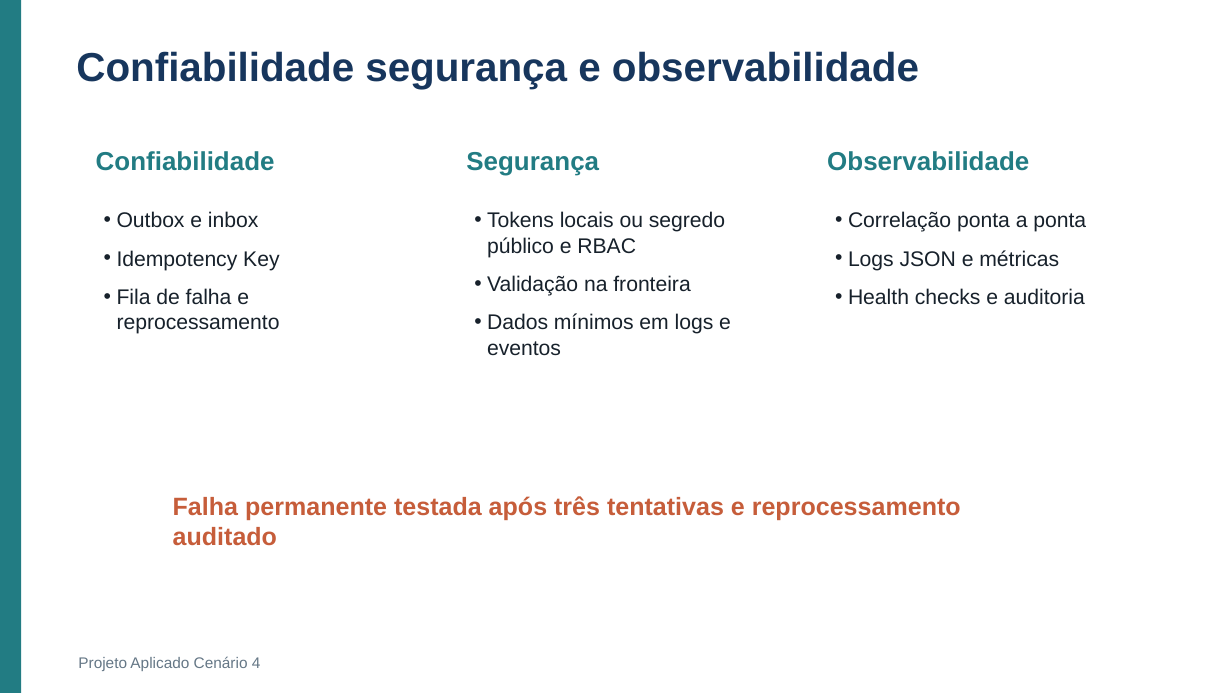
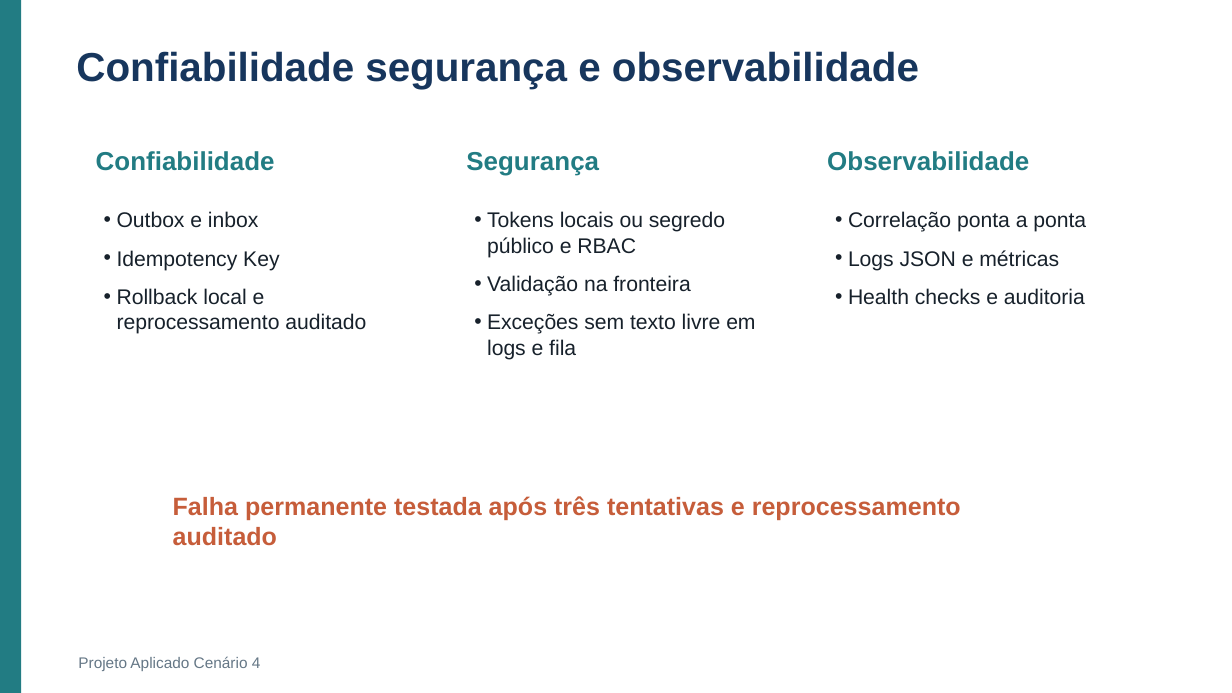
Before and after one commit to Roger-Quinelato/projetoAplicado7, a slide deck: slide 12 of output/Apresentacao_Cenario_4.pptx. Drawn at 1232x693 pixels with LibreOffice and Linux fonts; fonts in the diff are those of the drawing. Boxes give left, top, right and bottom in pixels: in the first picture for what was removed or moved away, otherwise in the second. Text is boxed around its words. In the diff, an @@ line names an element or a change of style, - is before the commit and + after.

```diff
--- a/output/Apresentacao_Cenario_4.pptx
+++ b/output/Apresentacao_Cenario_4.pptx
@@ text at (117,288,366,334): text changed @@
-• Fila de falha e reprocessamento
+• Rollback local e reprocessamento auditado
@@ text at (487,313,755,360): text changed @@
-• Dados mínimos em logs e eventos
+• Exceções sem texto livre em logs e fila
```
Also in this commit, not shown: 8 other slides changed, 11 other files.
